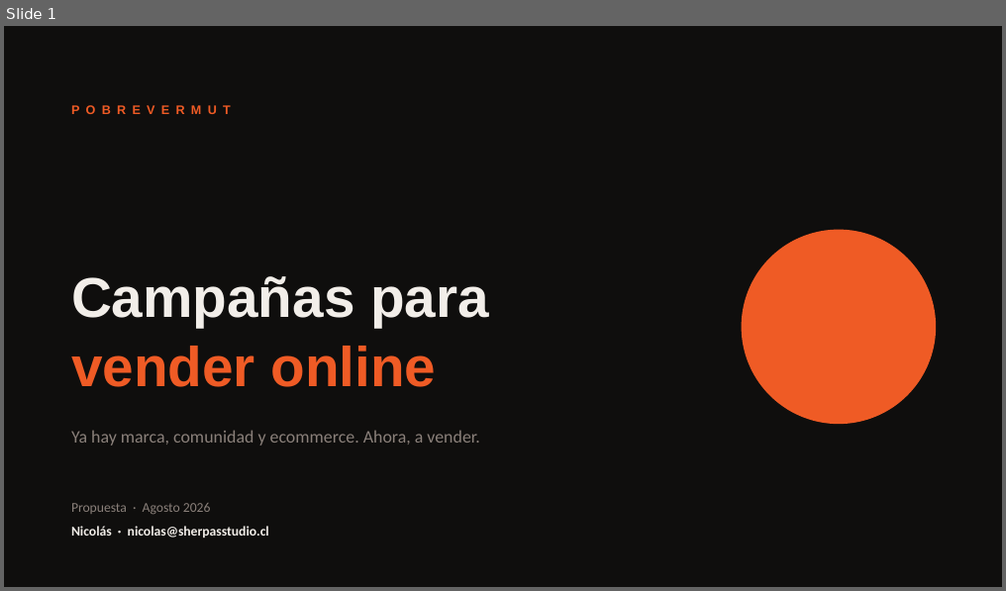
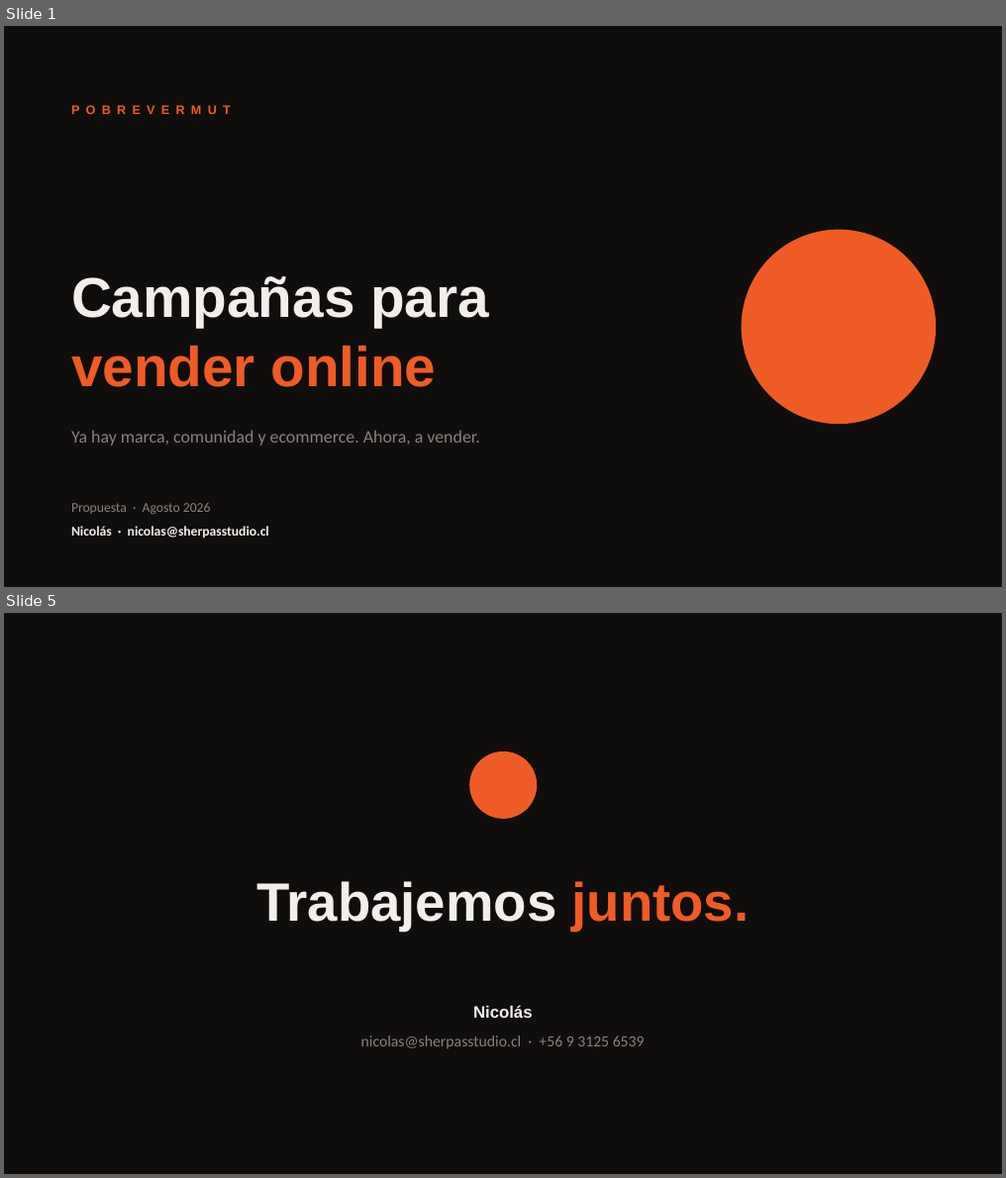
Before and after one commit to ScottishGrimReaper/Gmb-Aagent, a slide deck: propuestas/pobrevermut/PobreVermut - Propuesta Campanas 2026.pptx. Shown one above the other, each under a label of ours: slide 1 before the commit, slides 1 and 5 after it; the slides between them are not shown. The pictures are 1006x591 and 1006x1178 pixels, drawn with LibreOffice and Linux fonts; fonts in the diff are those of the drawing. Boxes give left, top, right and bottom in pixels: in the first picture for what was removed or moved away, otherwise in the second. Text is boxed around its words. In the diff, an @@ line names an element or a change of style, - is before the commit and + after.

```diff
--- a/propuestas/pobrevermut/PobreVermut - Propuesta Campanas 2026.pptx
+++ b/propuestas/pobrevermut/PobreVermut - Propuesta Campanas 2026.pptx
@@ slide 5 added at (4, 613, 1002, 1174), background #0F0E0D @@
@@ ellipse added at (469, 752, 537, 819), fill #EF5B25 @@
@@ text added at (256, 881, 749, 931), 52 pt, text #F2EEE9, bold @@
+Trabajemos juntos.
@@ text added at (473, 1005, 533, 1018), 16 pt, text #F2EEE9, bold @@
+Nicolás
@@ text added at (361, 1036, 645, 1050), 15 pt, text #8A807A @@
+nicolas@sherpasstudio.cl · +56 9 3125 6539
```
Also in this commit, not shown: 3 slides changed, 1 slide removed, 2 other files.
